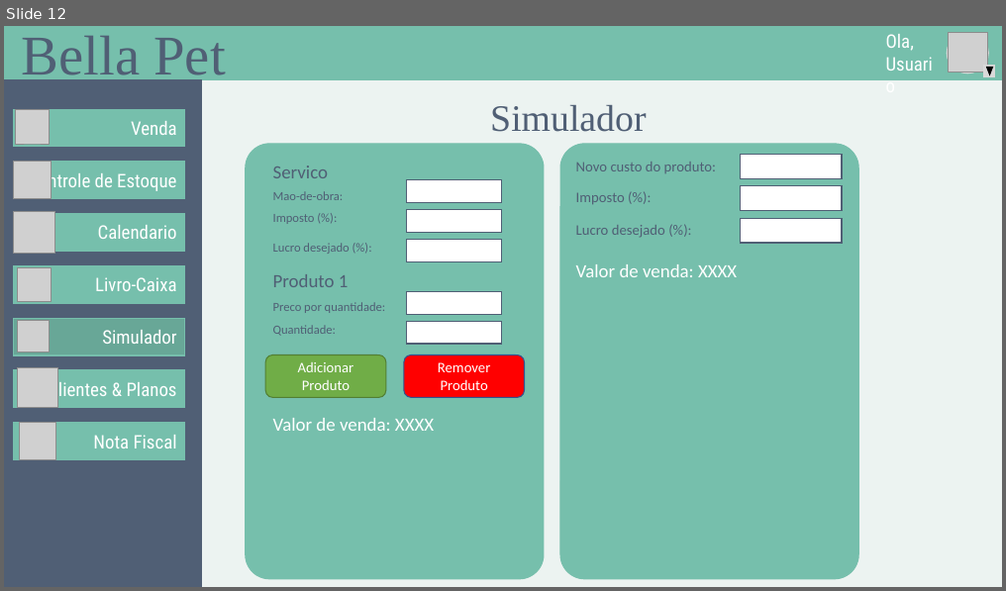
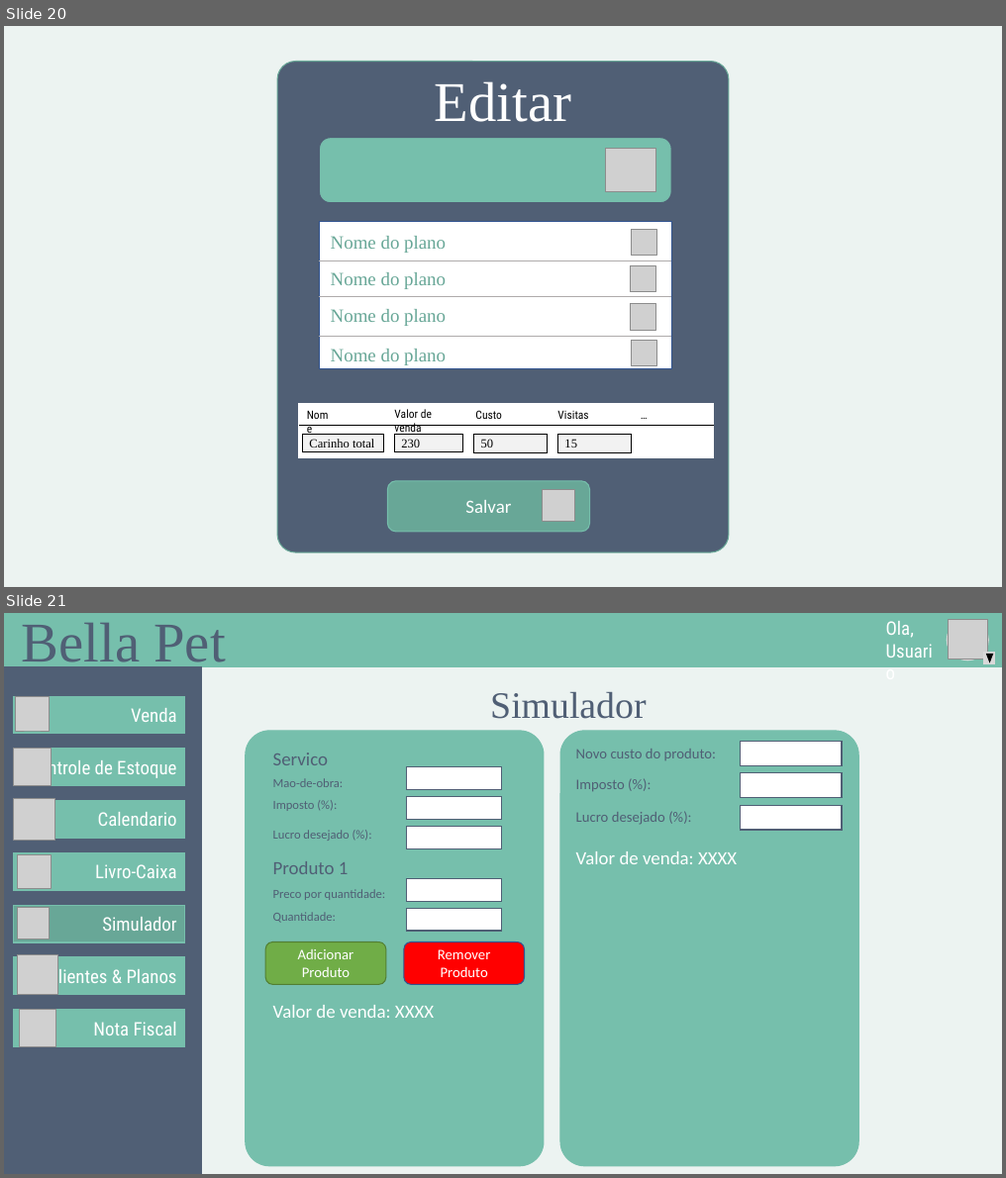
Before and after one commit to GustavoSantiago113/Administration-Help-Tool, a slide deck: Design.pptx. Shown one above the other, each under a label of ours: slide 12 before the commit, slides 20 and 21 after it. The pictures are 1006x591 and 1006x1178 pixels, drawn with LibreOffice and Linux fonts; fonts in the diff are those of the drawing; grey boxes stand for pictures. Boxes give left, top, right and bottom in pixels: in the first picture for what was removed or moved away, otherwise in the second. Text is boxed around its words. In the diff, an @@ line names an element or a change of style, - is before the commit and + after.

```diff
--- a/Design.pptx
+++ b/Design.pptx
@@ slide 20 added at (4,26,1002,587), background #ECF3F1 @@
@@ rounded rectangle added at (277,62,729,553), fill #505F75, outline #68A797 1 pt @@
@@ text added at (435,81,571,122), 54 pt, text #FFFFFF @@
+Editar
@@ rounded rectangle added at (319,138,671,202), fill #76BFAC, outline #505F75 1 pt @@
@@ picture added at (606,149,656,192) @@
@@ rectangle added at (319,222,671,370), fill #FFFFFF, outline #325491 1 pt @@
@@ picture added at (631,230,656,256) @@
@@ line added from (319, 261) to (672, 261), #AFABAB 1 pt @@
@@ text added at (331,236,446,253), 18 pt, text #68A797 @@
+Nome do plano
@@ text added at (331,273,446,289), 18 pt, text #68A797 @@
+Nome do plano
@@ picture added at (630,267,656,292) @@
@@ line added from (319, 296) to (672, 296), #AFABAB 1 pt @@
@@ text added at (331,309,446,326), 18 pt, text #68A797 @@
+Nome do plano
@@ picture added at (630,304,656,330) @@
@@ line added from (319, 336) to (672, 336), #AFABAB 1 pt @@
@@ text added at (331,349,446,366), 18 pt, text #68A797 @@
+Nome do plano
@@ picture added at (631,341,656,367) @@
@@ rectangle added at (299,404,714,458), fill #FFFFFF, outline #FFFFFF 1 pt, 18 pt, text #FFFFFF @@
+`
@@ text added at (300,404,337,426), 11 pt, text #000000 @@
+Nome
@@ text added at (394,409,432,435), 11 pt, text #000000 @@
+Valor de venda
@@ text added at (475,410,502,419), 11 pt, text #000000 @@
+Custo
@@ text added at (557,411,588,419), 11 pt, text #000000 @@
+Visitas
@@ text added at (634,404,656,426), 11 pt, text #000000 @@
+…
@@ line added from (300, 426) to (714, 426), #000000 0.5 pt @@
@@ rectangle added at (302,434,383,452), fill #F2F2F2, outline #000000 0.25 pt, 12 pt, text #000000 @@
+Carinho total
@@ rectangle added at (394,434,463,452), fill #F2F2F2, outline #000000 0.25 pt, 12 pt, text #000000 @@
+230
@@ rectangle added at (473,435,547,453), fill #F2F2F2, outline #000000 0.25 pt, 12 pt, text #000000 @@
+50
@@ rectangle added at (557,435,631,453), fill #F2F2F2, outline #000000 0.25 pt, 12 pt, text #000000 @@
+15
@@ rounded rectangle added at (387,481,589,532), fill #68A797, outline #76BFAC 1 pt, 18 pt, text #FFFFFF @@
+Salvar
@@ picture added at (543,489,574,522) @@
@@ what was slide 12 is now slide 21 @@
```
Also in this commit, not shown: 5 slides changed, 9 other slides added, 7 other files.
